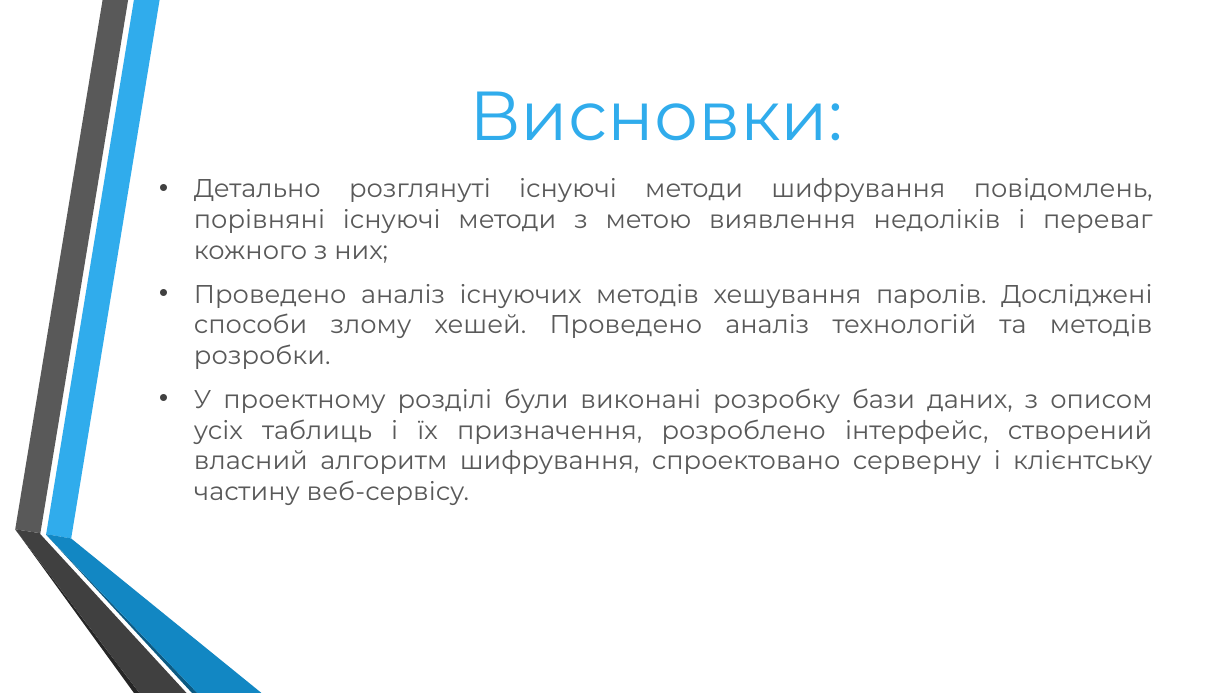
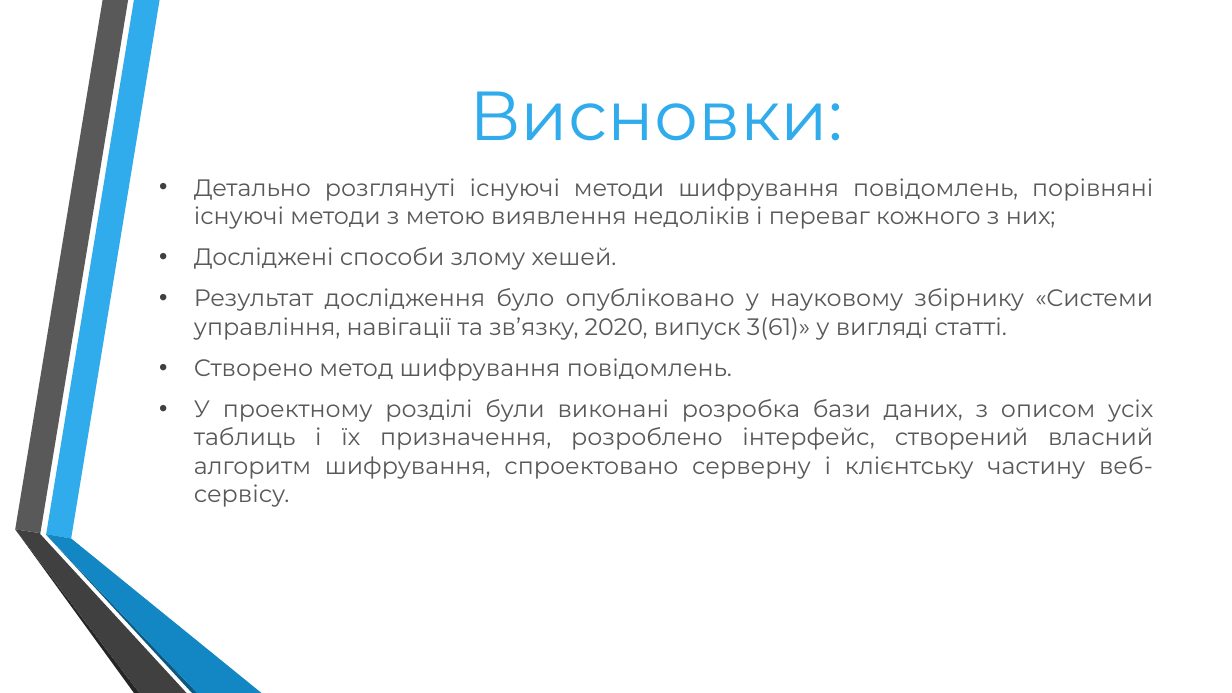
Before and after one commit to martseniukbohdan/diplom, a slide deck: slide 14 of ____Презентации/Марценюк.pptx. Drawn at 1232x693 pixels with LibreOffice and Linux fonts; fonts in the diff are those of the drawing; background and template pictures are left out. Boxes give left, top, right and bottom in pixels: in the first picture for what was removed or moved away, otherwise in the second. Text is boxed around its words. In the diff, an @@ line names an element or a change of style, - is before the commit and + after.

```diff
--- a/____Презентации/Марценюк.pptx
+++ b/____Презентации/Марценюк.pptx
@@ text at box(194, 178, 1153, 229): size 20 to 18.5 pt in "Детально розглянуті існуючі методи шифрування повідомлень, п ..." @@
@@ text at box(194, 247, 1153, 507): text changed; size 20 to 18.5 pt @@
-• Проведено аналіз існуючих методів хешування паролів. Досліджені способи злому хешей. Проведено аналіз технологій та методів розробки.
-• У проектному розділі були виконані розробку бази даних, з описом усіх таблиць і їх призначення, розроблено інтерфейс, створений власний алгоритм шифрування, спроектовано серверну і клієнтську частину веб-сервісу.
+• Досліджені способи злому хешей.
+• Результат дослідження було опубліковано у науковому збірнику «Системи управління, навігації та зв’язку, 2020, випуск 3(61)» у вигляді статті.
+• Створено метод шифрування повідомлень.
+• У проектному розділі були виконані розробка бази даних, з описом усіх таблиць і їх призначення, розроблено інтерфейс, створений власний алгоритм шифрування, спроектовано серверну і клієнтську частину веб-сервісу.
```
Also in this commit, not shown: 2 other slides changed, 8 slides added, 8 slides removed, 48 other files.
